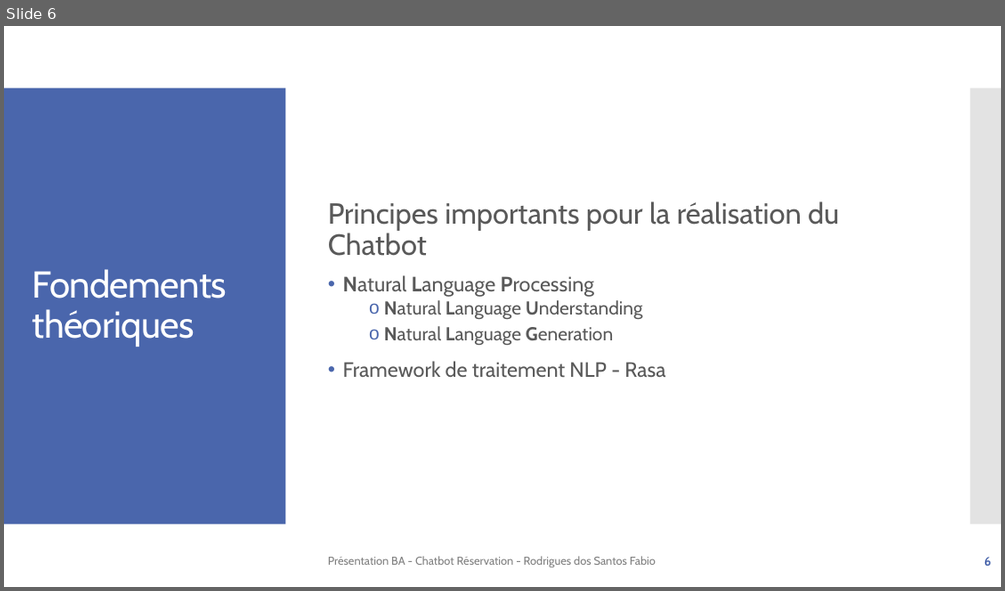
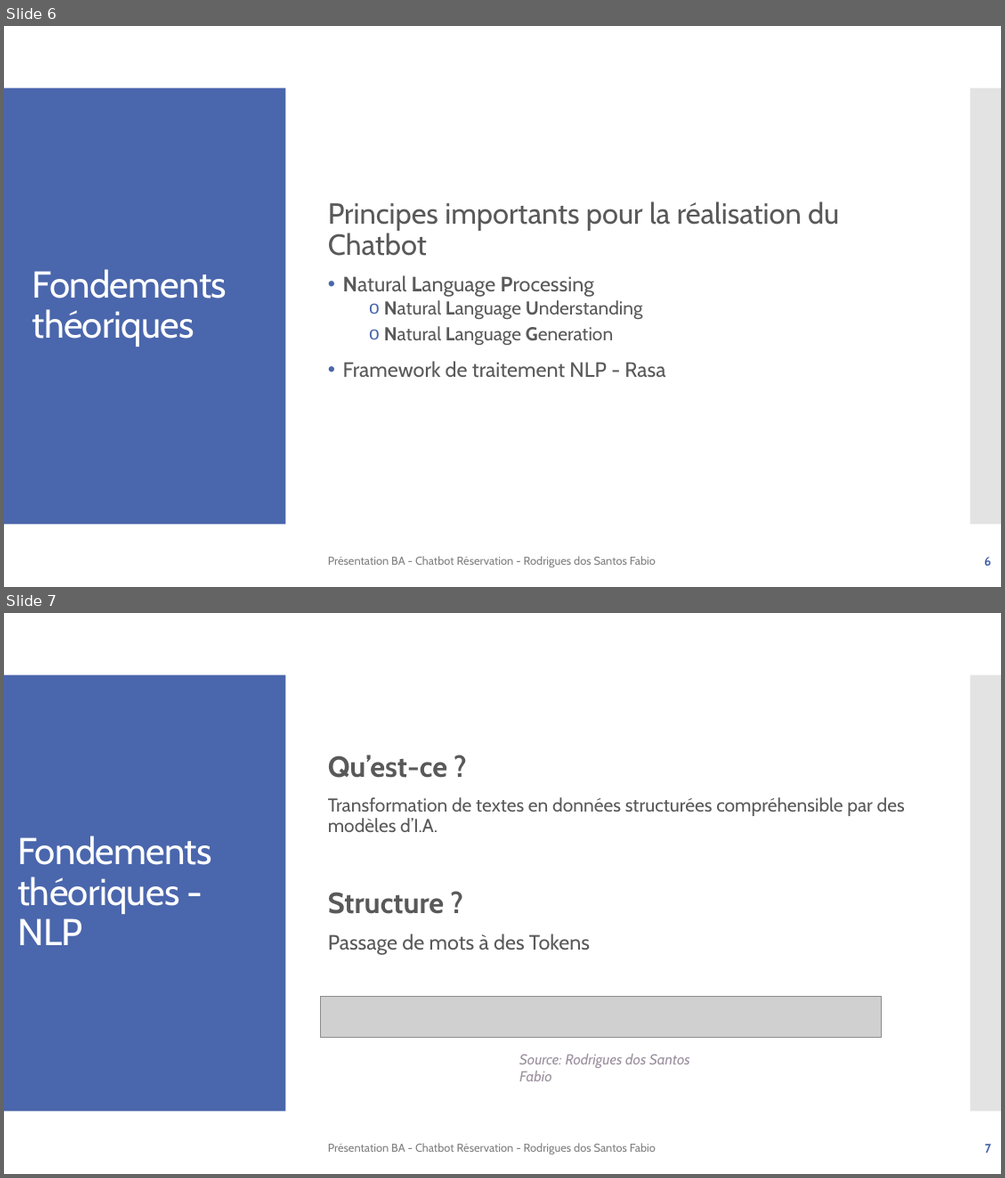
Before and after one commit to f-rdrgs/projet-bachelor, a slide deck: documentation/travail_bachelor/ISC_LOG_presentation_diplome_RodriguesDosSantosFabio_EggenbergNiklaus_2024.pptx. Shown one above the other, each under a label of ours: slide 6 before the commit, slides 6 and 7 after it. The pictures are 1005x591 and 1005x1178 pixels, drawn with LibreOffice and Linux fonts; fonts in the diff are those of the drawing; grey boxes stand for pictures. Boxes give left, top, right and bottom in pixels: in the first picture for what was removed or moved away, otherwise in the second. Text is boxed around its words. In the diff, an @@ line names an element or a change of style, - is before the commit and + after.

```diff
--- a/documentation/travail_bachelor/ISC_LOG_presentation_diplome_RodriguesDosSantosFabio_EggenbergNiklaus_2024.pptx
+++ b/documentation/travail_bachelor/ISC_LOG_presentation_diplome_RodriguesDosSantosFabio_EggenbergNiklaus_2024.pptx
@@ slide 7 added at bbox=[4, 613, 1001, 1174], background #FFFFFF; not listed: 2 template elements that a slide beside it also shows @@
@@ text added at bbox=[328, 755, 905, 955], 18 pt, text #595959 @@
+Qu’est-ce ?
+Transformation de textes en données structurées compréhensible par des modèles d’I.A.
+Structure ?
+Passage de mots à des Tokens
@@ title added at bbox=[18, 835, 212, 945], 36 pt, text #FFFFFF @@
+Fondements théoriques - NLP
@@ picture added at bbox=[320, 997, 882, 1037] @@
@@ text added at bbox=[519, 1054, 690, 1081], 14 pt, text #9D90A0, italic @@
+Source: Rodrigues dos Santos Fabio
@@ text added at bbox=[328, 1143, 655, 1154], 11 pt, text #808080 @@
+Présentation BA - Chatbot Réservation - Rodrigues dos Santos Fabio
@@ page number added at bbox=[985, 1143, 991, 1152], 12 pt, text #4A66AC, bold @@
+7
```
Also in this commit, not shown: 2 slides changed, 4 other slides added.
